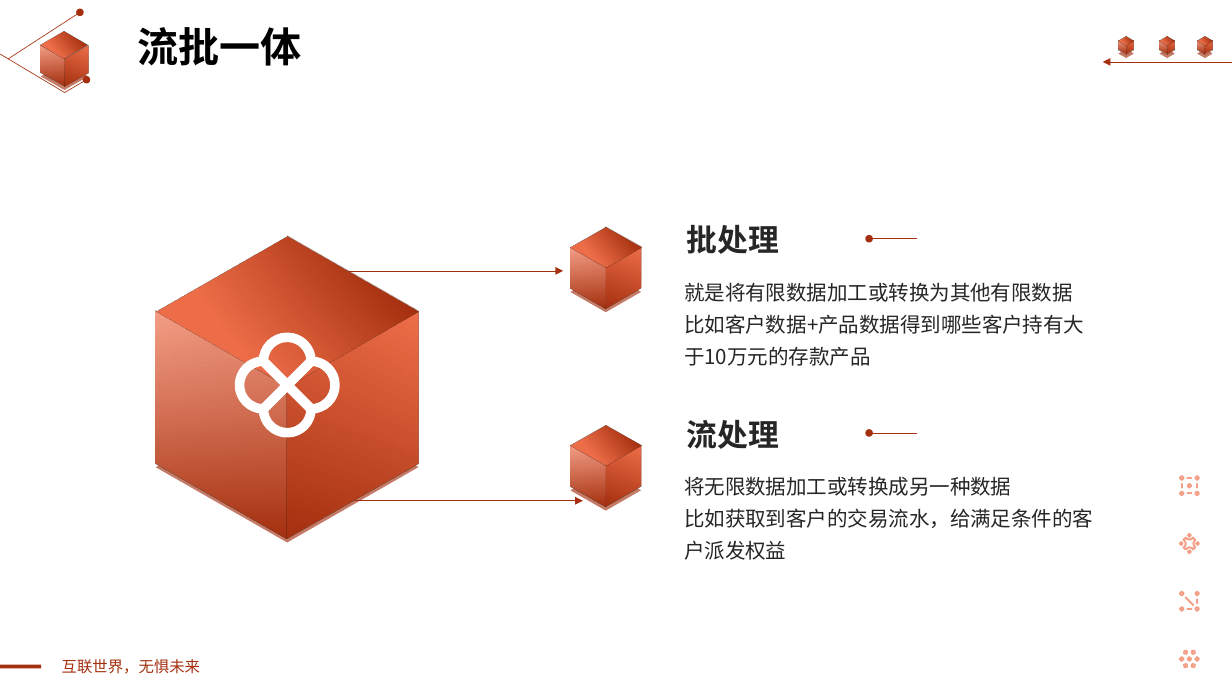
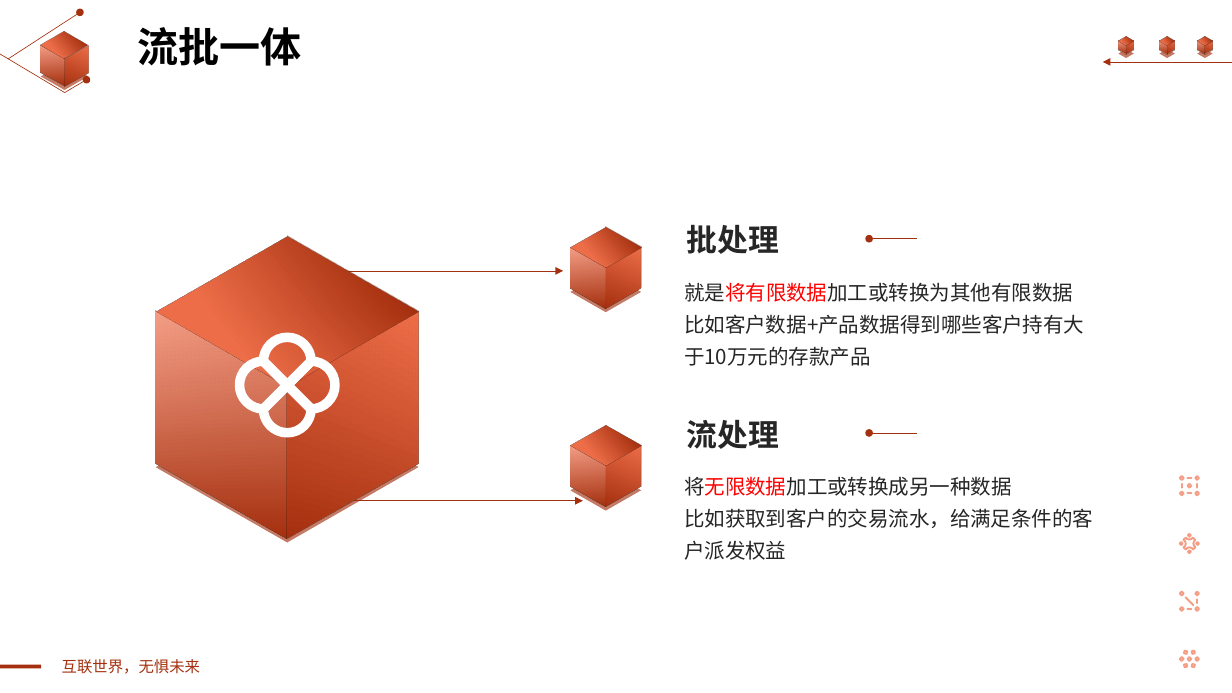
Before and after one commit to yangxueyong/yxy-springboot-demo, a slide deck: slide 5 of flinksql-demo/flink-简要介绍.pptx. Drawn at 1232x693 pixels with LibreOffice and Linux fonts; fonts in the diff are those of the drawing. Boxes give left, top, right and bottom in pixels: in the first picture for what was removed or moved away, otherwise in the second. Text is boxed around its words. In the diff, an @@ line names an element or a change of style, - is before the commit and + after.

```diff
--- a/flinksql-demo/flink-简要介绍.pptx
+++ b/flinksql-demo/flink-简要介绍.pptx
@@ text at (684,282,1073,302): text colour #262626 to #FF0000 in "就是将有限数据加工或转换为其他有限数据" @@
@@ text at (684,476,1011,496): text colour #262626 to #FF0000 in "将无限数据加工或转换成另一种数据" @@
```
Also in this commit, not shown: 2 other slides changed, 10 slides added, 13 other files.
